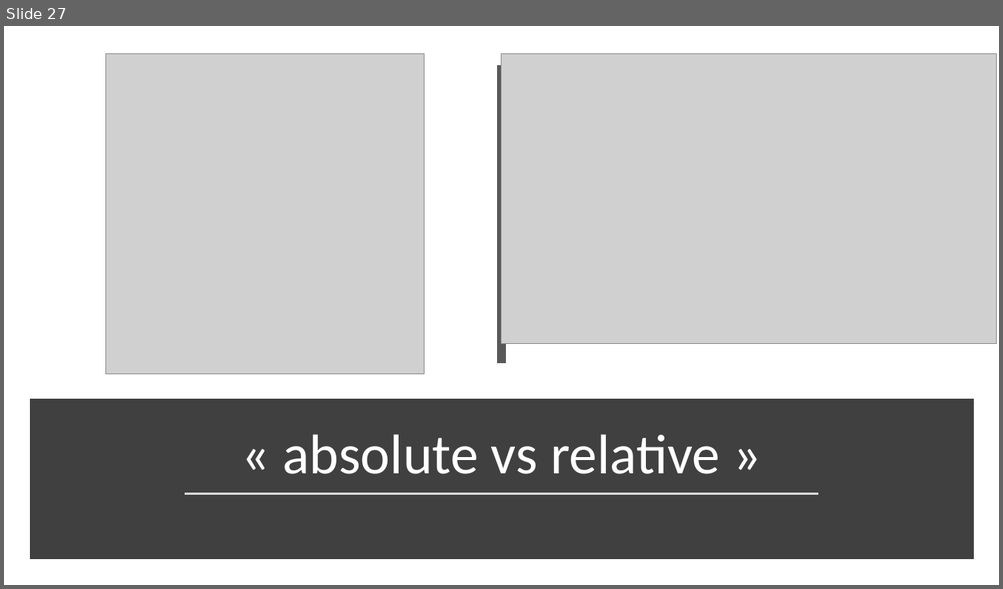
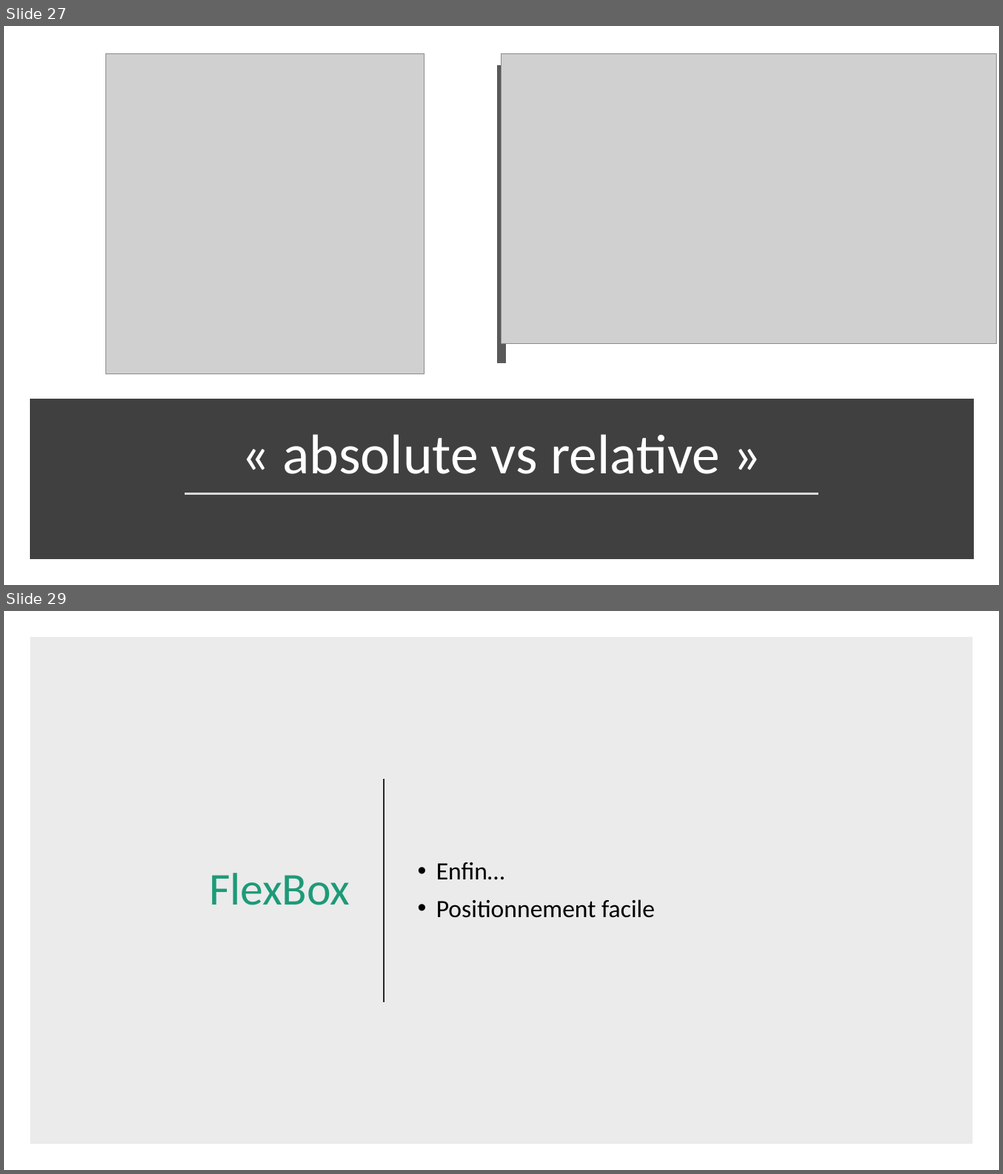
Before and after one commit to fragmatyc/SAAQ, a slide deck: CSS/1. Présentation/Cours CSS - v1.0.pptx. Shown one above the other, each under a label of ours: slide 27 before the commit, slides 27 and 29 after it; the slides between them are not shown. The pictures are 1003x589 and 1003x1174 pixels, drawn with LibreOffice and Linux fonts; fonts in the diff are those of the drawing; grey boxes stand for pictures. Boxes give left, top, right and bottom in pixels: in the first picture for what was removed or moved away, otherwise in the second. Text is boxed around its words. In the diff, an @@ line names an element or a change of style, - is before the commit and + after.

```diff
--- a/CSS/1. Présentation/Cours CSS - v1.0.pptx
+++ b/CSS/1. Présentation/Cours CSS - v1.0.pptx
@@ slide 29 added at [4,611,999,1170], background #FFFFFF @@
@@ rectangle added at [30,637,973,1145], fill #000000 at 8% opacity @@
@@ line added from (384, 779) to (384, 1002), #262626 1.5 pt @@
@@ title added at [209,873,350,906], 44 pt, text #1D9A78 @@
+FlexBox
@@ text added at [436,862,654,918], 24 pt, text #000000 @@
+• Enfin…
+• Positionnement facile
```
Also in this commit, not shown: 4 slides changed, 15 other slides added, 4 slides removed, 6 other files.
